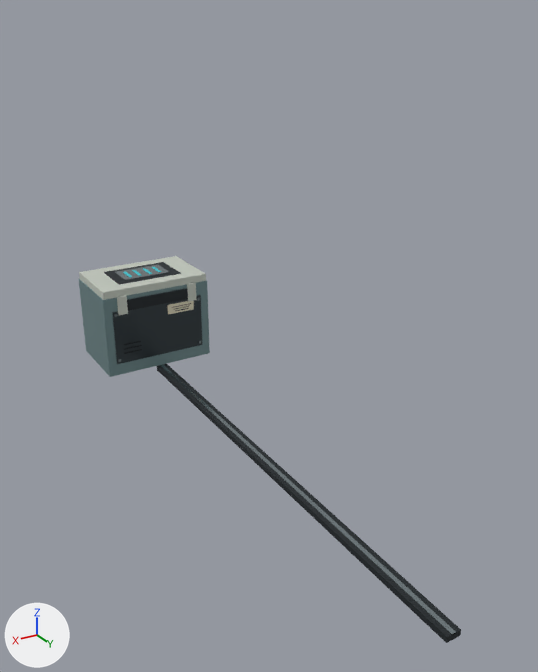
The Blender file public/assets/memory-receiver.blend as it was, and as the next commit left it.
Rendered twice from a camera (50 mm lens) standing at (2.85, 7.48, 3.58) and looking at (-0.07, 2.61, 1.14). Arrows for +X, +Y and +Z are at lower left; the lights stay in place. The picture after the commit comes second.

Names of what the first picture shows: 'Cabinet', 'Cable raceway', 'Cable spine', 'Inset service panel.001', 'Top docking rim' and 6 more.
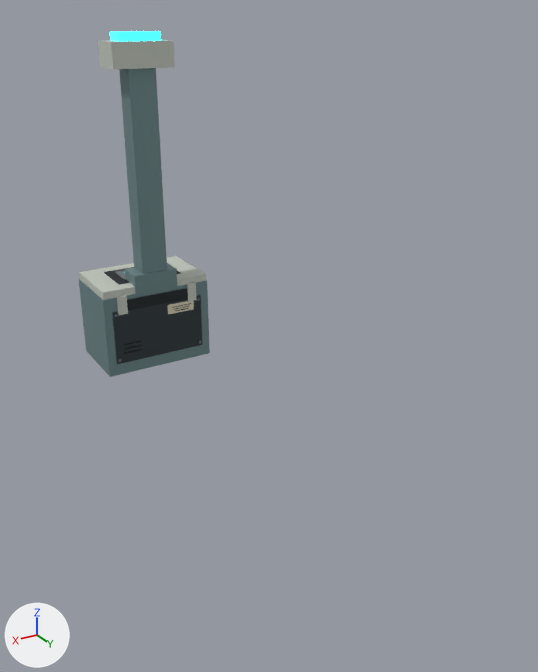
Where the change shows, as pixel boxes (x1, y1, x2, y2) in the pictures (538 x 672 px):
'Mast', added
    after: (119, 68, 167, 274)
'Cable raceway', deleted
    before: (157, 364, 461, 643)
'Beacon housing', added
    after: (98, 40, 175, 70)
'Cable spine', deleted
    before: (161, 364, 456, 635)
'Mast foot', added
    after: (125, 263, 177, 294)
'Beacon', added (cyan)
    after: (110, 31, 161, 41)

Edits to the bpy script that builds the scene:
```text
Add mat_ion_conductor:
    mat_ion_conductor = principled_material('Ion conductor')
    mat_ion_conductor.base_color = (0.02, 0.72, 0.83)  # cyan #27ddeb
    mat_ion_conductor.metallic = 0.55
    mat_ion_conductor.roughness = 0.2
    mat_ion_conductor.emission_color = (0.02, 0.72, 0.83)  # cyan #27ddeb
    mat_ion_conductor.emission_strength = 4.0
Add me_cube_056:
    me_cube_056.from_pydata(...)  # a box spanning x -0.21..0.21, y -0.12..0.12, z -0.04..0.04
    me_cube_056.materials.append(mat_ion_conductor)  # cyan #27ddeb, glowing cyan #27ddeb
Add me_cube_055:
    me_cube_055.from_pydata(...)  # a box spanning x -0.31..0.31, y -0.18..0.18, z -0.12..0.12
    me_cube_055.materials.append(mat_human_archive_ivory_enamel)  # light grey #c8cec4
Add me_cube_054_1:
    me_cube_054_1.from_pydata(...)  # a box spanning x -0.14..0.14, y -0.12..0.12, z -1.12..1.12
    me_cube_054_1.materials.append(mat_receiver_sea_grey_enamel)  # greyish cyan #7c9799
Add me_cube_053_1:
    me_cube_053_1.from_pydata(...)  # a box spanning x -0.24..0.24, y -0.14..0.14, z -0.1..0.1
    me_cube_053_1.materials.append(mat_receiver_sea_grey_enamel)  # greyish cyan #7c9799
Remove ob_cable_raceway:
    ob_cable_raceway = bpy.data.objects.new('Cable raceway', me_cube_053)
    ob_cable_raceway.location = (0.0, 2.7, -0.03)
Remove ob_cable_spine:
    ob_cable_spine = bpy.data.objects.new('Cable spine', me_cube_054)
    ob_cable_spine.location = (0.0, 2.7, 0.0)
Add ob_beacon:
    ob_beacon = bpy.data.objects.new('Beacon', me_cube_056)
    ob_beacon.location = (0.0, 0.26, 3.4)
Add ob_beacon_housing:
    ob_beacon_housing = bpy.data.objects.new('Beacon housing', me_cube_055)
    ob_beacon_housing.location = (0.0, 0.26, 3.24)
Add ob_mast:
    ob_mast = bpy.data.objects.new('Mast', me_cube_054_1)
    ob_mast.location = (0.0, 0.26, 2.12)
Add ob_mast_foot:
    ob_mast_foot = bpy.data.objects.new('Mast foot', me_cube_053_1)
    ob_mast_foot.location = (0.0, 0.26, 0.98)
```
